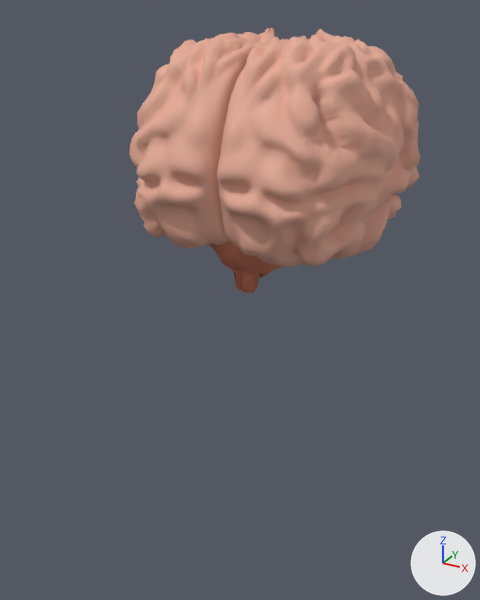
A saved change to the FBX model working/beverly/Brain.fbx.
Both versions are drawn from a 50 mm lens placed at (1.58, -1.88, 2.11), pointed at (0.06, 0.88, 0.73). The lights are fixed; the arrows at lower right show +X, +Y and +Z.
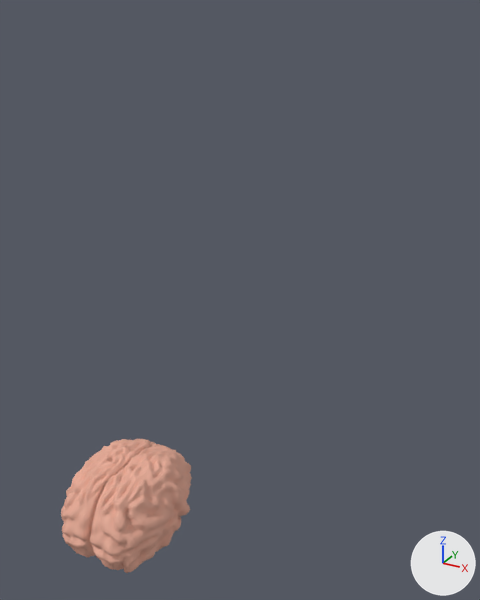
Pixel boxes [x1, y1, x2, y2] of what changed, in the pictures (480 x 600 px):
'Cube', moved, rescaled (55% narrower, 44% shorter)
    before: [129, 27, 420, 267]
    after: [61, 439, 192, 573]
'Sphere', moved, rescaled (not visible afterwards)
    before: [210, 240, 284, 293]

The edits, one by one:
Object 'Sphere' (ob_sphere) moves from (0.0, 1.17, 1.025) to (0.0, -0.154, -0.034).
Object 'Sphere' (ob_sphere) is rescaled from (0.25, 0.296, 0.25) to (0.0857, 0.116, 0.0951).
Object 'Cube' (ob_cube) moves from (0.0, 1.398, 1.139) to (0.0, -0.047, -0.011).
Object 'Cube' (ob_cube) is rescaled from (0.0887, 0.0988, 0.0887) to (0.0304, 0.039, 0.0338).
